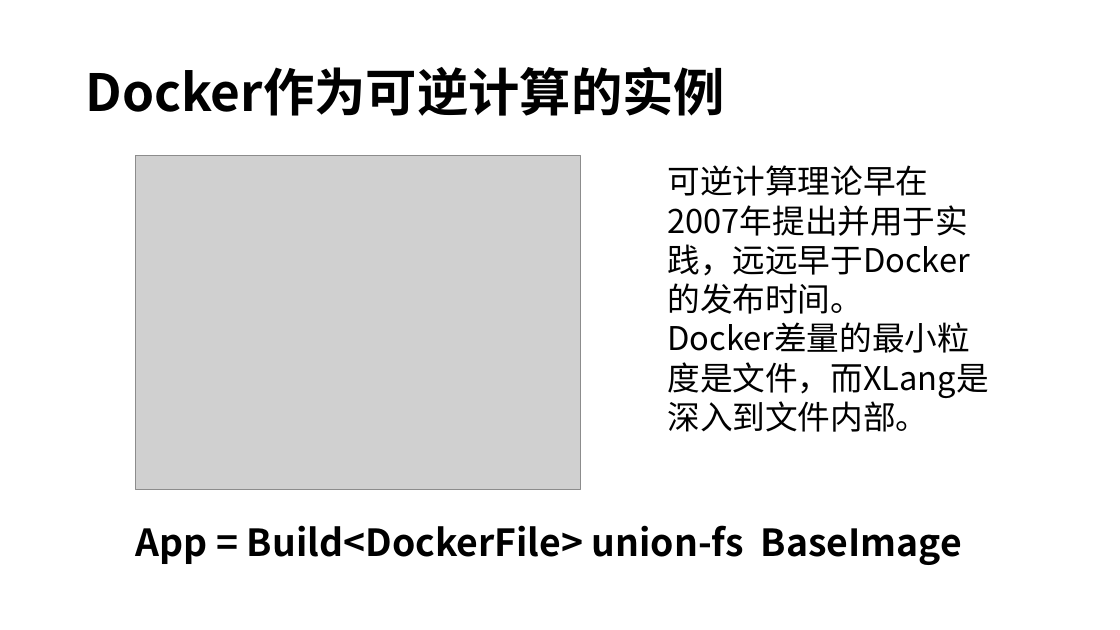
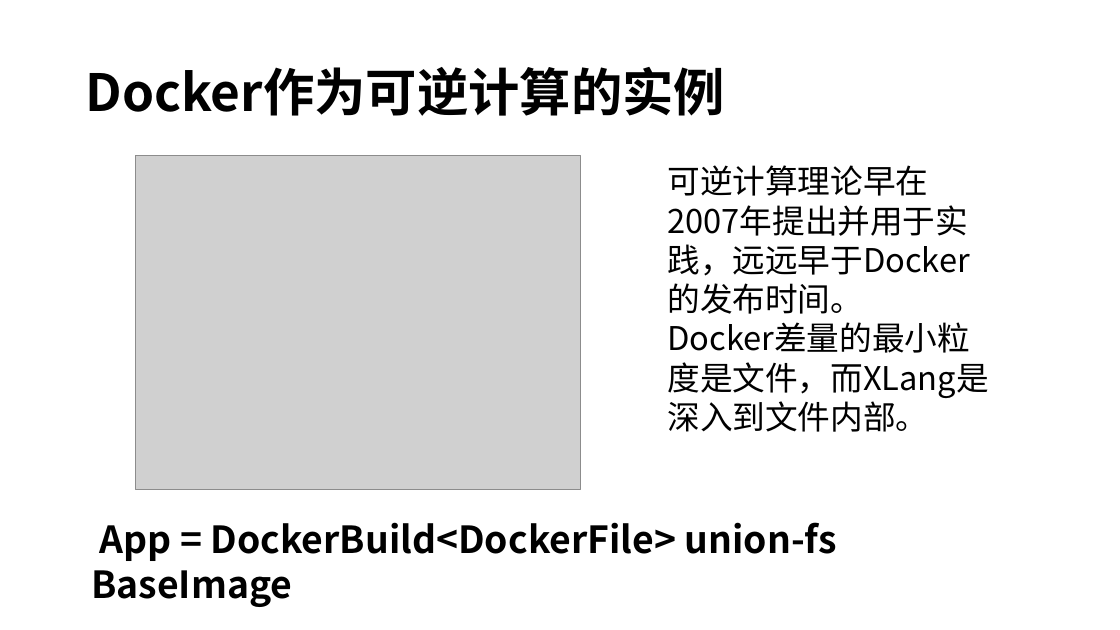
Before and after one commit to entropy-cloud/nop-entropy, a slide deck: slide 18 of docs/ppt/xlang-intro.pptx. Drawn at 1120x630 pixels with LibreOffice and Linux fonts; fonts in the diff are those of the drawing; grey boxes stand for pictures. Boxes give left, top, right and bottom in pixels: in the first picture for what was removed or moved away, otherwise in the second. Text is boxed around its words. In the diff, an @@ line names an element or a change of style, - is before the commit and + after.

```diff
--- a/docs/ppt/xlang-intro.pptx
+++ b/docs/ppt/xlang-intro.pptx
@@ text at <box>91,522,837,607</box>: text changed @@
-App = Build<DockerFile> union-fs BaseImage
+App = DockerBuild<DockerFile> union-fs BaseImage
```
Also in this commit, not shown: 4 other slides changed.
